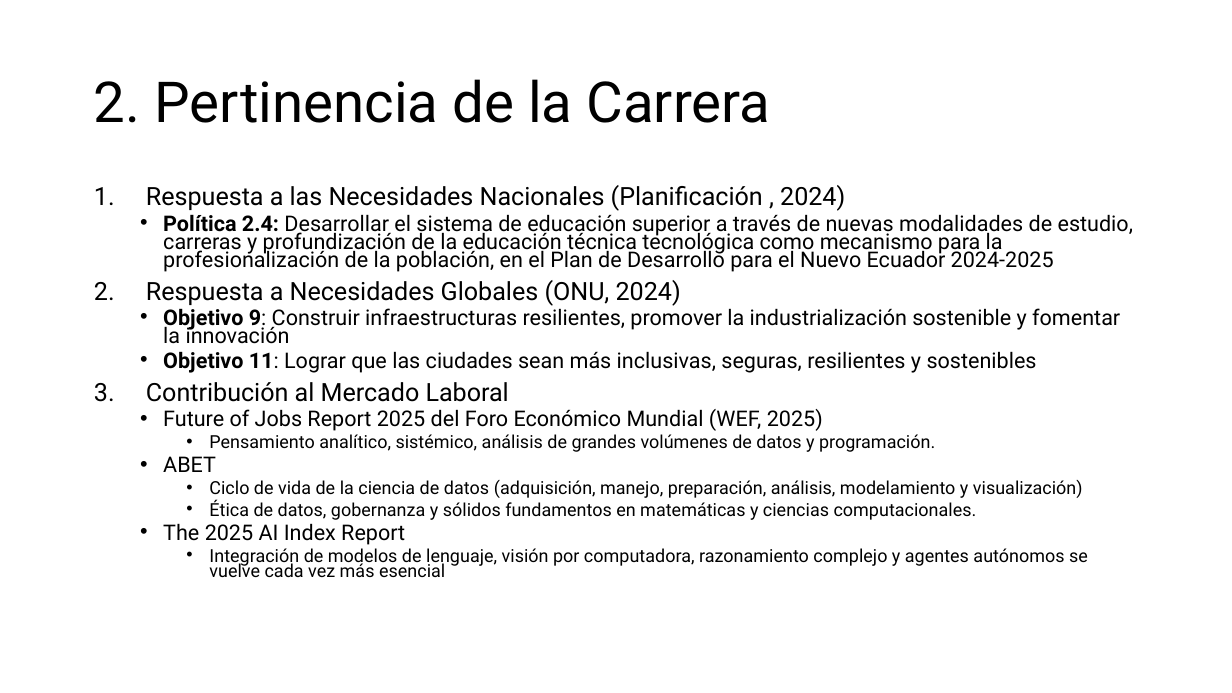
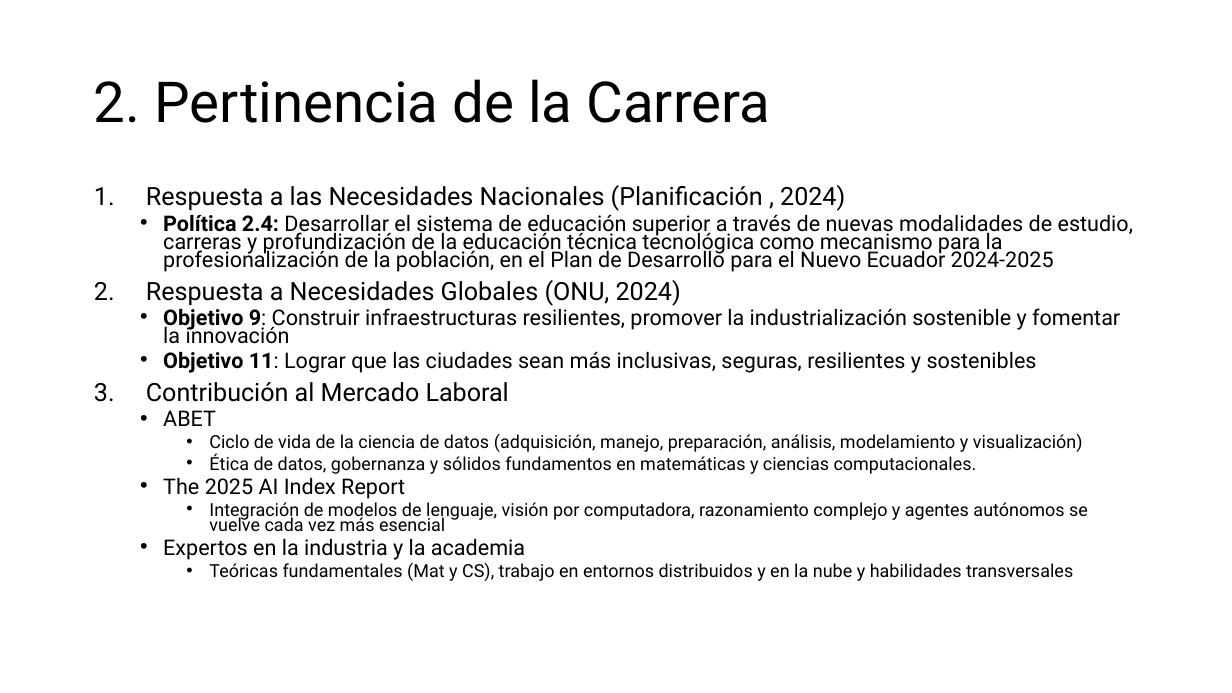
Before and after one commit to aavendan/cdia, a slide deck: slide 3 of 03 Presentación.pptx. Drawn at 1232x693 pixels with LibreOffice and Linux fonts; fonts in the diff are those of the drawing. Boxes give left, top, right and bottom in pixels: in the first picture for what was removed or moved away, otherwise in the second. Text is boxed around its words. In the diff, an @@ line names an element or a change of style, - is before the commit and + after.

```diff
--- a/03 Presentación.pptx
+++ b/03 Presentación.pptx
@@ text at [163,409,935,452]: paragraphs removed @@
-  • Future of Jobs Report 2025 del Foro Económico Mundial (WEF, 2025)
-    • Pensamiento analítico, sistémico, análisis de grandes volúmenes de datos y programación.
@@ text at [163,538,1073,581]: paragraphs added @@
+  • Expertos en la industria y la academia
+    • Teóricas fundamentales (Mat y CS), trabajo en entornos distribuidos y en la nube y habilidades transversales
```
Also in this commit, not shown: 1 other slide changed, 1 other file.
